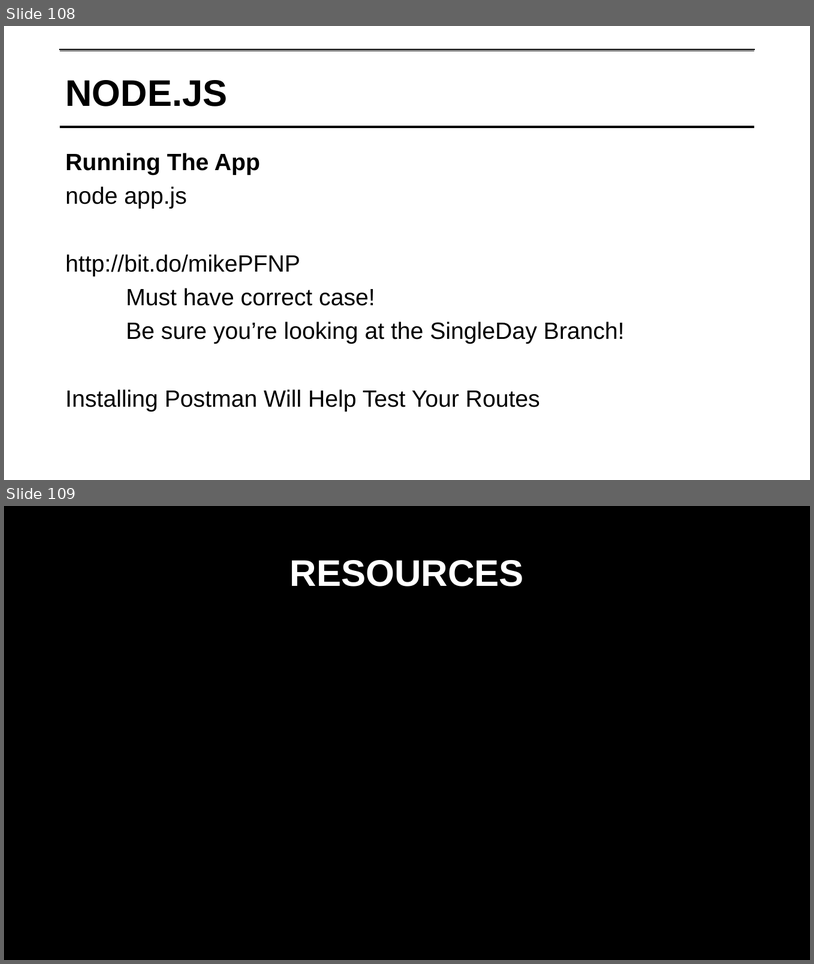
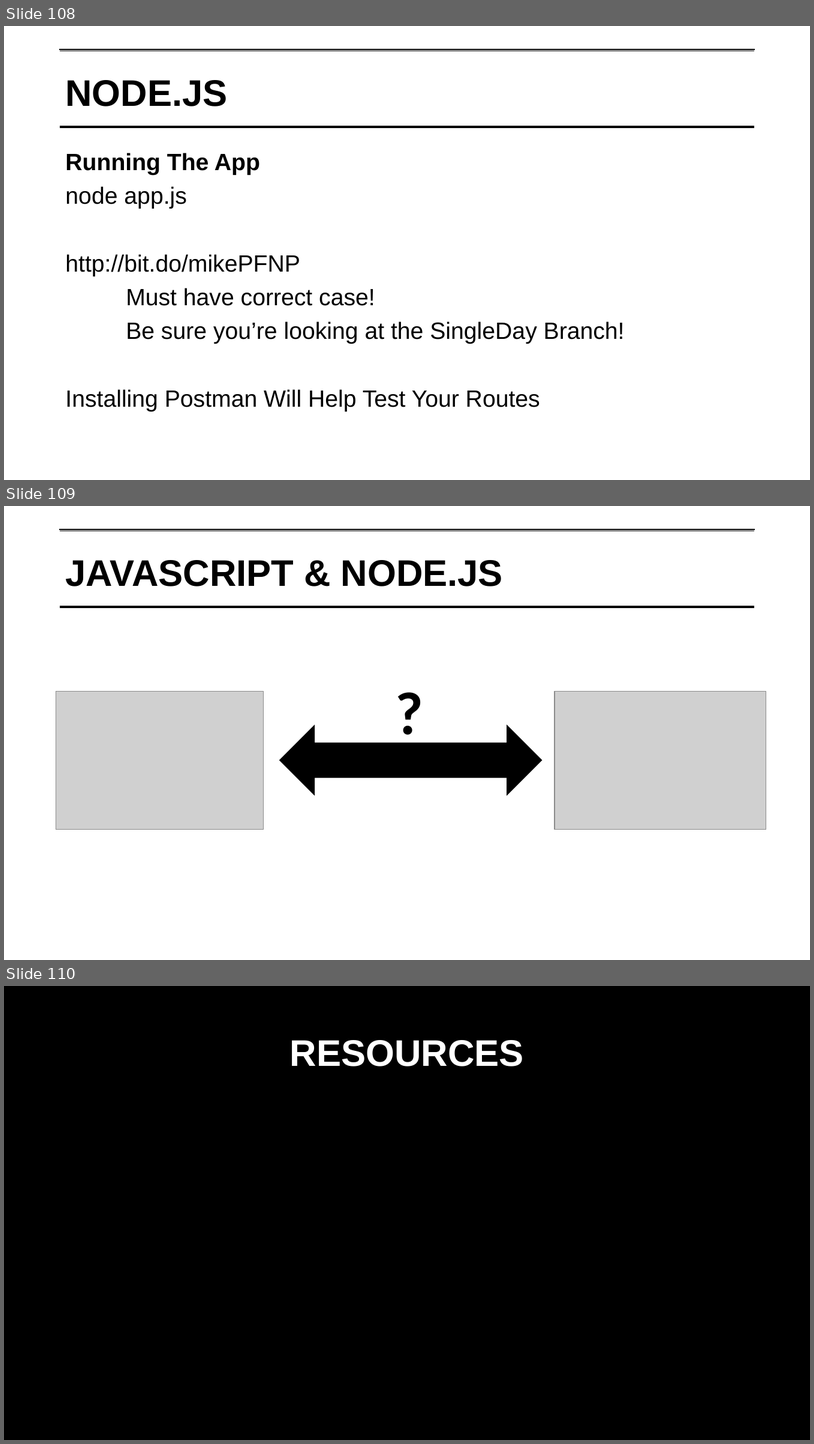
Before and after one commit to lipsitzm/PFNP, a slide deck: PFNP Single Day.pptx. Shown one above the other, each under a label of ours: slides 108 and 109 before the commit, slides 108, 109 and 110 after it. The pictures are 814x964 and 814x1444 pixels, drawn with LibreOffice and Linux fonts; fonts in the diff are those of the drawing; grey boxes stand for pictures; background and template pictures are left out. Boxes give left, top, right and bottom in pixels: in the first picture for what was removed or moved away, otherwise in the second. Text is boxed around its words. In the diff, an @@ line names an element or a change of style, - is before the commit and + after.

Commit message:
Small slide tweaks

```diff
--- a/PFNP Single Day.pptx
+++ b/PFNP Single Day.pptx
@@ slide 109 added at [4, 506, 810, 960], background #FFFFFF; not listed: 2 template elements that a slide beside it also shows @@
@@ title added at [60, 530, 755, 618], outline #FFFFFF 0.75 pt, 44 pt, text #000000, bold @@
+JAVASCRIPT & NODE.JS
@@ text added at [390, 671, 429, 750], 72 pt, text #000000, bold @@
+?
@@ picture added at [56, 691, 264, 829] @@
@@ picture added at [555, 691, 767, 829] @@
@@ left right arrow added at [280, 726, 542, 795], fill #000000, outline #000000 1 pt @@
@@ what was slide 109 is now slide 110 @@
```
